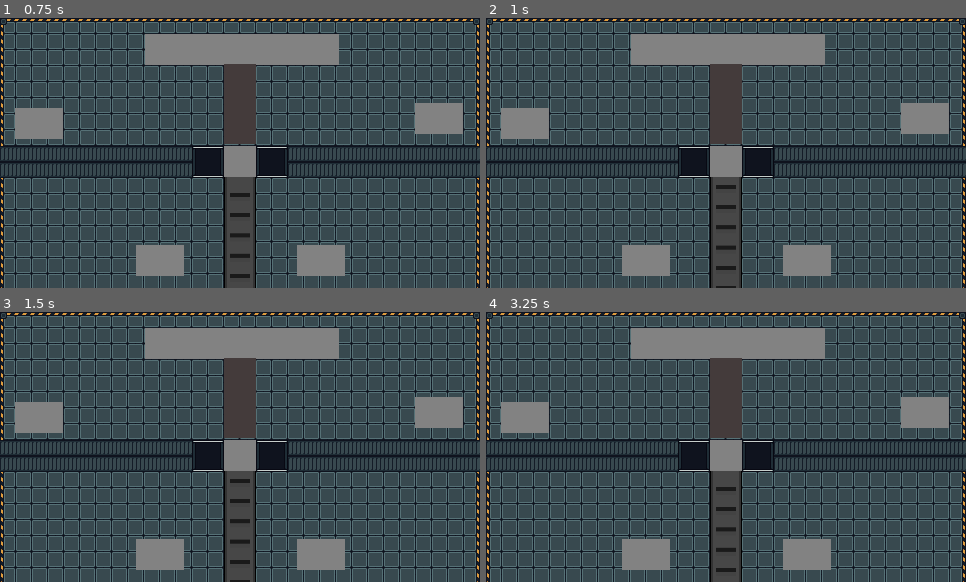
Above: before the commit, frames 1-4 (two rows, left to right).
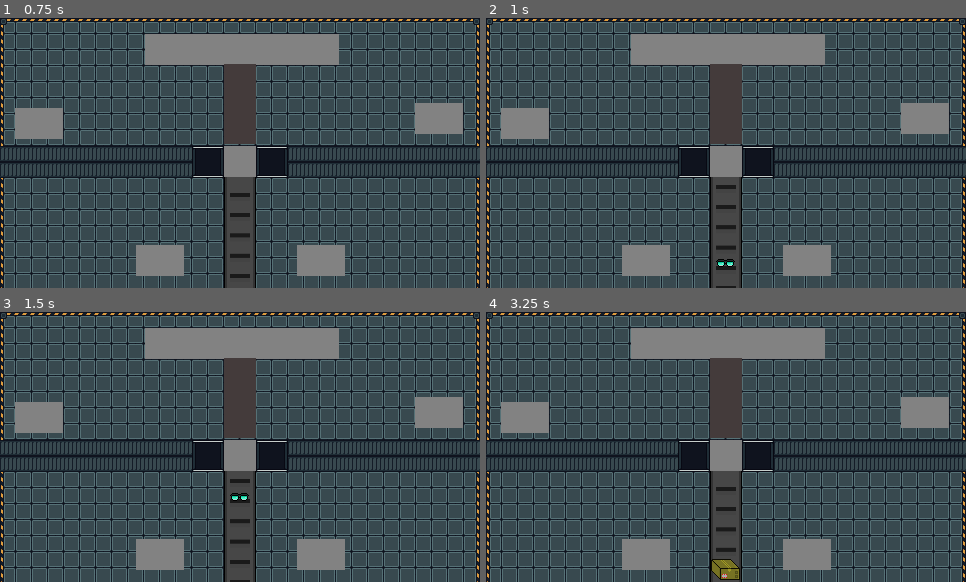
Above: after the commit, the same moments.

Repository: victordev018/Recycling-Mat
Game: Godot game, scene res://Scenes/MainLevel.tscn
Two runs of this game, one before a commit and one after it. Both use one fixed random seed, a clock stepped at 60 frames per second and the inputs below.
Inputs:
- Up to frame 1 (0.75 s): tap Enter (ui_accept) at 0.5, 0.6 s; hold Right (ui_right) from 0.53 s (still down)
- Up to frame 2 (1 s): keep holding Right (ui_right); tap Enter (ui_accept) at 0.77 s
- Up to frame 3 (1.5 s): tap Enter (ui_accept) at 1.07, 1.35 s; release Right (ui_right) at 1.28 s; hold Left (ui_left) from 1.28 s (still down)
- Up to frame 4 (3.25 s): tap Enter (ui_accept) at 1.52, 1.82, 2.1, 2.85, 3.02 s; release Left (ui_left) at 2.03 s; hold Right (ui_right) from 2.03 s (still down)

Frame 1 is identical in both runs. In frame 2, less than 0.1% of the frame differs, in the area x 47-52%, y 89-93%; in frame 3, less than 0.1%; in frame 4, 0.4%, in the area x 46-53%, y 91-100%.

Commit message:
feat: criada funcionalidade de gerar resídos aleatórios na esteira

Diff:
--- a/Autoload/Global.gd
+++ b/Autoload/Global.gd
@@ -7,6 +7,58 @@
 ## referencia ao residuo
 var residuo = null;
 
+## resíduos database.
+var residueDatabase: Dictionary = {
+	"cigarette": {
+		"texture": preload("res://Assets-Residuos/Não Reciclaveis/Cigarro.png"),
+		"recyclable": false
+	},
+	"packaging": {
+		"texture": preload("res://Assets-Residuos/Não Reciclaveis/Embalagem Salgadinho.png"),
+		"recyclable": false
+	},
+	"mirror": {
+		"texture": preload("res://Assets-Residuos/Não Reciclaveis/Espelho.png"),
+		"recyclable": false
+	},
+	"bulb": {
+		"texture": preload("res://Assets-Residuos/Não Reciclaveis/lâmpada.png"),
+		"recyclable": false
+	},
+	"monitor": {
+		"texture": preload("res://Assets-Residuos/Não Reciclaveis/Monitor.png"),
+		"recyclable": false
+	},
+	"glasses": {
+		"texture": preload("res://Assets-Residuos/Não Reciclaveis/Oculos.png"),
+		"recyclable": false
+	},
+	"toiletPaper":{
+		"texture": preload("res://Assets-Residuos/Não Reciclaveis/Papel Higiênico.png"),
+		"recyclable": false
+	},
+	"cardboardBox": {
+		"texture": preload("res://Assets-Residuos/Recicláveis/Caixa de Papelão.png"),
+		"recyclable": true
+	},
+	"coke": {
+		"texture": preload("res://Assets-Residuos/Recicláveis/Coke-32.png"),
+		"recyclable": true
+	},
+	"waterBottle": {
+		"texture": preload("res://Assets-Residuos/Recicláveis/Garrafa de água.png"),
+		"recyclable": true
+	},
+	"shoe": {
+		"texture": preload("res://Assets-Residuos/Recicláveis/Tênis.png"),
+		"recyclable": true
+	},
+	"oil": {
+		"texture": preload("res://Assets-Residuos/Recicláveis/Óleo de cozinha.png"),
+		"recyclable": true
+	}
+}
+
 func _ready():
 	OS.window_size = Vector2(960, 540)
 	OS.center_window()
--- a/Scenes/Residue.tscn
+++ b/Scenes/Residue.tscn
@@ -9,7 +9,6 @@
 script = ExtResource( 1 )
 
 [node name="Sprite" type="Sprite" parent="."]
-scale = Vector2( 0.055, 0.055 )
 
 [node name="CollisionShape" type="CollisionShape2D" parent="."]
 shape = SubResource( 1 )
--- a/Scripts/Game.gd
+++ b/Scripts/Game.gd
@@ -10,6 +10,11 @@
 	# instanciar cena de resíduo
 	var _residue = residueScene.instance();
 	levelNode.add_child(_residue);
+	# obter chave aleatória
+	var _residueKey = getRandomResidueKey();
+	# atribuir sprite devido ao resíduo
+	_residue.residueTexture.texture = Global.residueDatabase.get(_residueKey).get("texture");
+	_residue.isRecyclible = Global.residueDatabase.get(_residueKey).get("recyclable");
 	_residue.global_position = Vector2(get_viewport().size.x / 2, get_viewport().size.y + 32);
 	if Input.is_action_just_pressed("ui_right"):
 		_residue.global_position = Vector2(get_viewport().size.x + 32, get_viewport().size.y + 0);
@@ -25,3 +30,9 @@
 	if Input.is_action_just_pressed("ui_accept") and Global.instanciateResidue:
 		createResidue();
 		Global.instanciateResidue = false;
+
+ ## função para pegar uma chave aleatória do dicionário
+func getRandomResidueKey() -> String:
+	var _keys = Global.residueDatabase.keys()
+	var _index = randi() % len(_keys);
+	return _keys[_index];
--- a/Scripts/Residue.gd
+++ b/Scripts/Residue.gd
@@ -2,6 +2,7 @@
 
 var residueId : String = "";
 onready var residueTexture = get_node("Sprite");
+var isRecyclible: bool;
 
 ## variável que controla o poder se movimentar do resíduo
 var moveResudue:bool = false;
